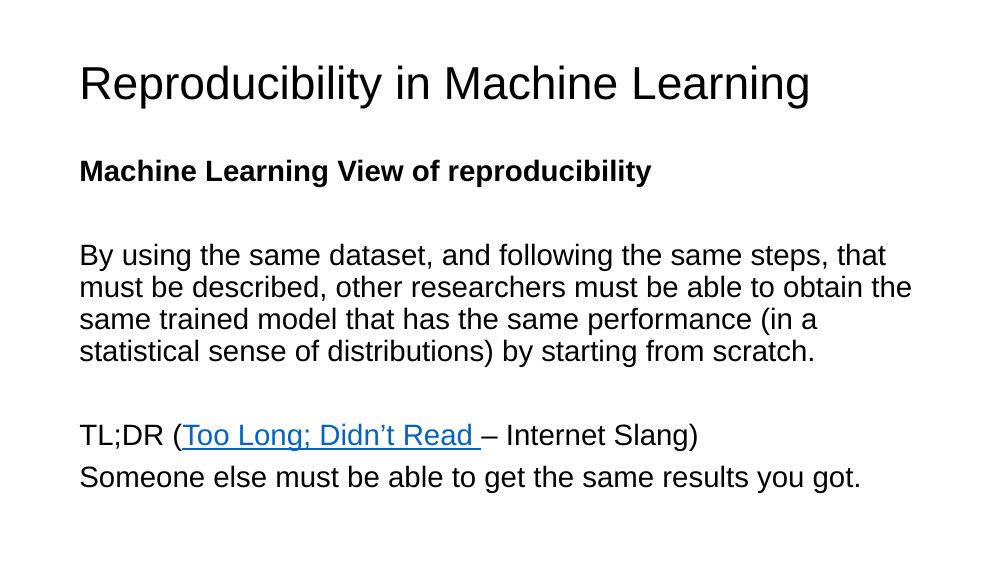
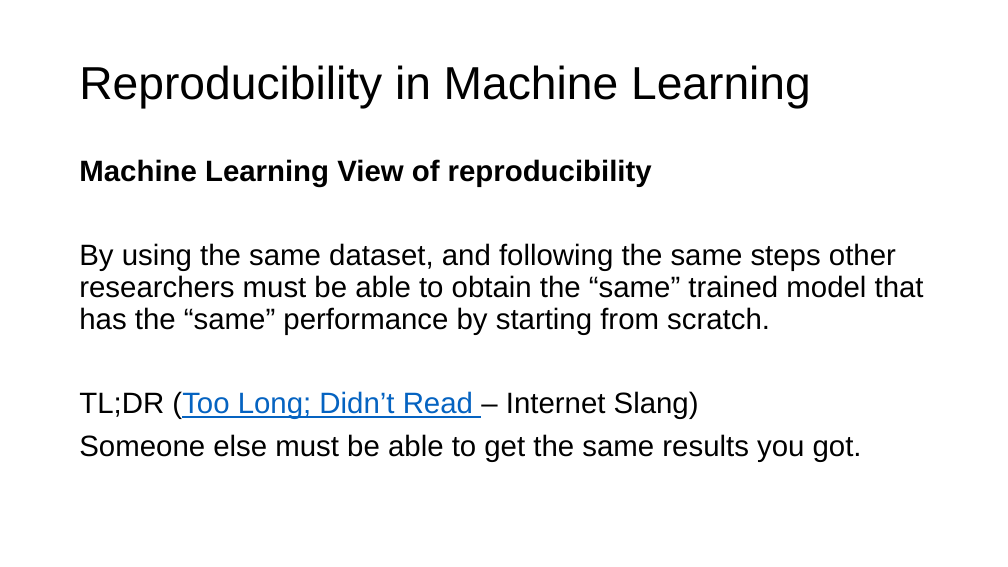
Before and after one commit to toelt-llc/MSCA-ITN-PARENT, a slide deck: slide 6 of DETERMINED2022/Python and scikit-learn/DETERMINED2022-toelt-Introduction Python and Scikit-learn.pptx. Drawn at 1008x567 pixels with LibreOffice and Linux fonts; fonts in the diff are those of the drawing; background and template pictures are left out. Boxes give left, top, right and bottom in pixels: in the first picture for what was removed or moved away, otherwise in the second. Text is boxed around its words. In the diff, an @@ line names an element or a change of style, - is before the commit and + after.

```diff
--- a/DETERMINED2022/Python and scikit-learn/DETERMINED2022-toelt-Introduction Python and Scikit-learn.pptx
+++ b/DETERMINED2022/Python and scikit-learn/DETERMINED2022-toelt-Introduction Python and Scikit-learn.pptx
@@ text at [79,243,924,335]: text changed @@
-By using the same dataset, and following the same steps, that must be described, other researchers must be able to obtain the same trained model that has the same performance (in a statistical sense of distributions) by starting from scratch.
+By using the same dataset, and following the same steps other researchers must be able to obtain the “same” trained model that has the “same” performance by starting from scratch.
```
Also in this commit, not shown: 7 other slides changed, 8 slides added, 5 slides removed, 2 other files.
